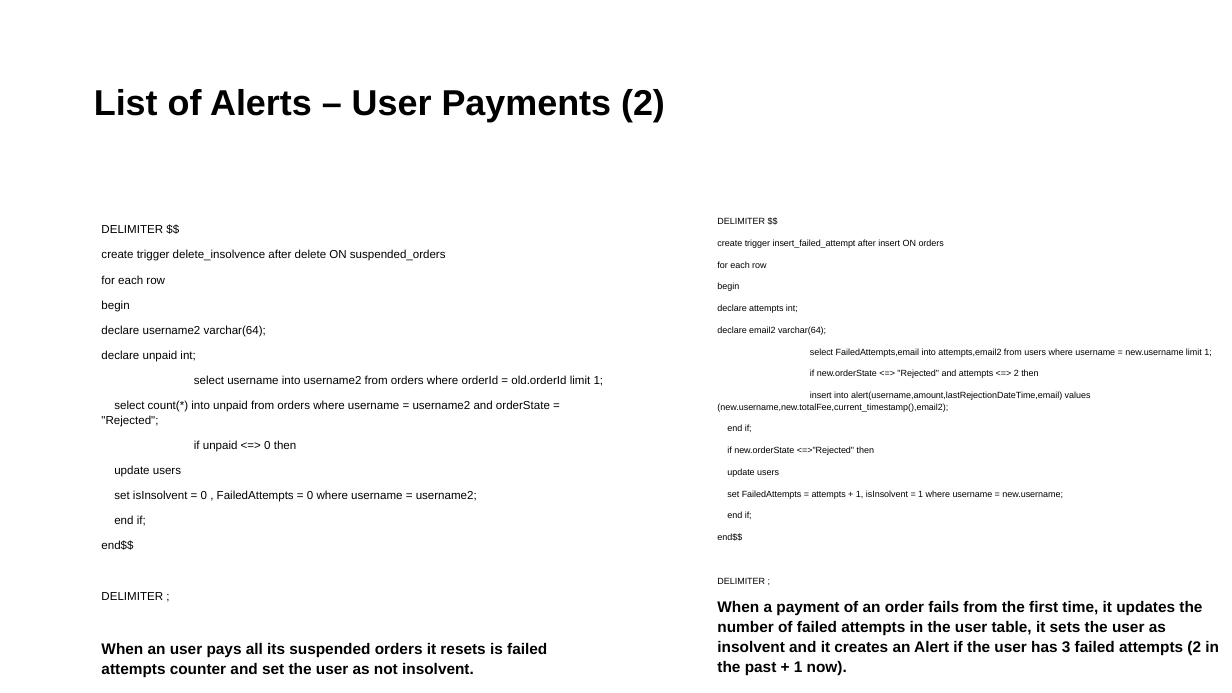
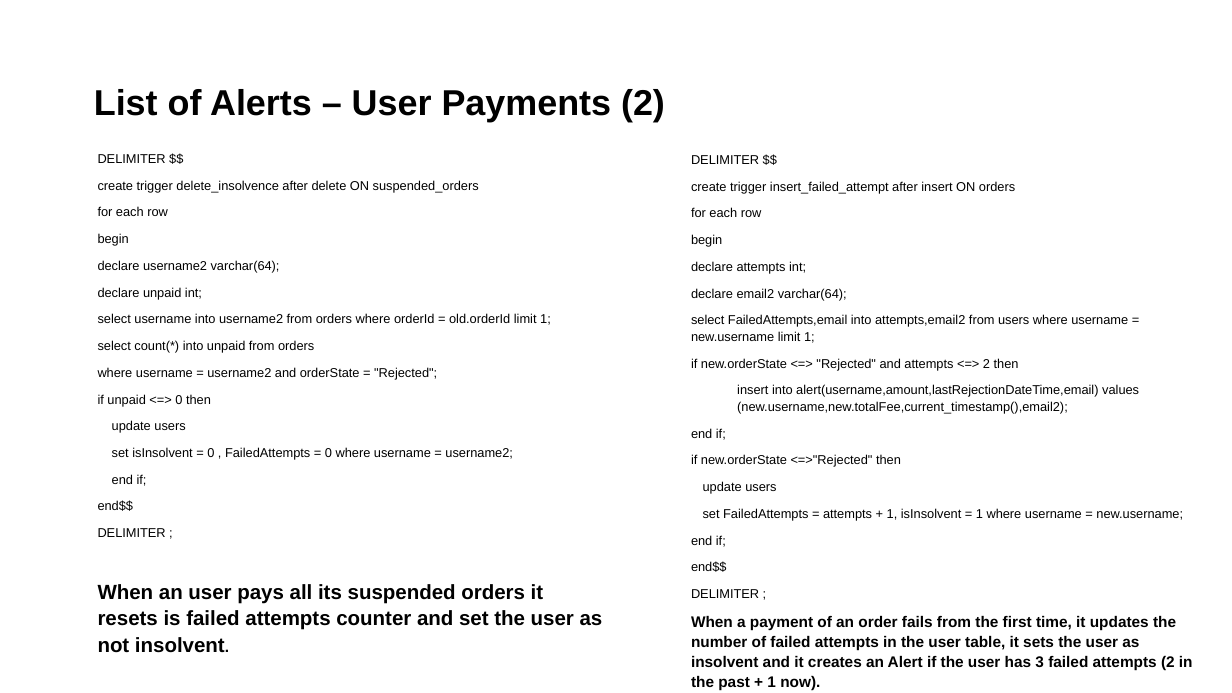
Before and after one commit to priscia99/databases-2-project, a slide deck: slide 25 of Deliverables/Report/Report.pptx. Drawn at 1232x693 pixels with LibreOffice and Linux fonts; fonts in the diff are those of the drawing. Boxes give left, top, right and bottom in pixels: in the first picture for what was removed or moved away, otherwise in the second. Text is boxed around its words. In the diff, an @@ line names an element or a change of style, - is before the commit and + after.

```diff
--- a/Deliverables/Report/Report.pptx
+++ b/Deliverables/Report/Report.pptx
@@ text "DELIMITER $$": place and size @@
-text "DELIMITER $$" at [101,225,604,677]
+text "DELIMITER $$" at [98,154,603,653]
@@ text "DELIMITER $$": place and size @@
-text "DELIMITER $$" at [717,218,1219,675]
+text "DELIMITER $$" at [691,155,1193,690]
@@ text at [98,154,603,653]: size 9 to 10 pt in "DELIMITER $$", "create trigger delete_insolvence after delete ON suspended_o ...", "for each row", "begin" and 9 more places; size 12 to 16 pt in "When an user pays all its suspended ..." @@
@@ text at [691,155,1183,598]: size 7 to 10 pt in "DELIMITER $$", "create trigger insert_failed_attempt after insert ON orders", "for each row", "begin" and 12 more places; list level 1 to 2 in "insert into alert(username,amount,lastRejectionDateTime,emai ..." @@
@@ text at [98,340,437,380]: text changed; size 9 to 10 pt @@
-select count(*) into unpaid from orders where username = username2 and orderState = "Rejected";
+select count(*) into unpaid from orders
+where username = username2 and orderState = "Rejected";
```
Also in this commit, not shown: 20 other slides changed, 1 other file.
